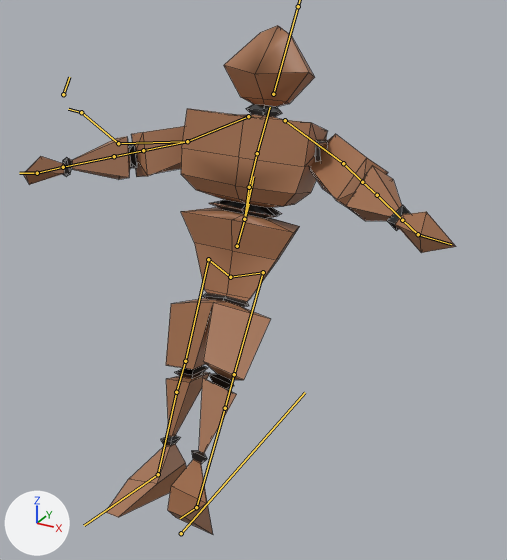
A saved change to the FBX model Assets/Models/automaton.fbx.
Both versions are drawn from a camera (50 mm lens) standing at (1.3, -1.76, 2.06) and looking at (0.1, 0.42, 0.97). Lighting does not change. The marker at lower left points along +X, +Y and +Z. Both versions are drawn at frame 8 of the action 'Armature|Death'; the numbers are the values there. The bones that bend it are drawn over the model as lines. Mesh edges are drawn as thin lines.

Names of what the first picture shows: 'Automaton'.
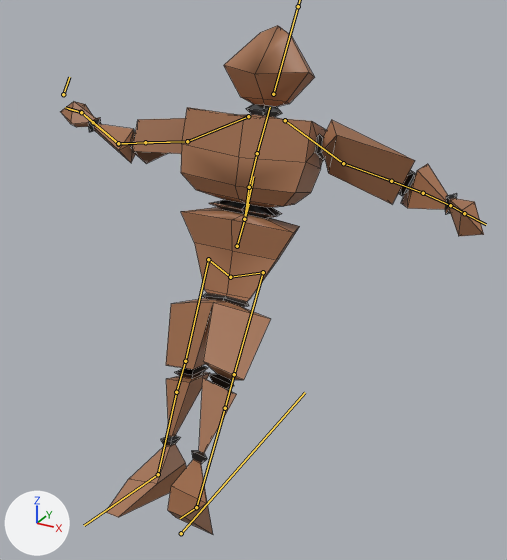
The edits, one by one:
Bone 'DEF_bicep.L.001' (bone_def_bicep_l_001) turns from (91, 46, 80) to (-79, -70, 83) degrees about its own x, y and z.
Bone 'DEF_forearm.L.001' (bone_def_forearm_l_001) turns from (-15, -9, 4) to (-1, 17, -68) degrees about its own x, y and z.
Bone 'DEF_hand.L.001' (bone_def_hand_l_001) turns from (-16, -40, -39) to (1, 6, 2) degrees about its own x, y and z.
Bone 'DEF_bicep.R.001' (bone_def_bicep_r_001) turns from (111, -35, -104) to (-31, 125, -31) degrees about its own x, y and z.
Bone 'DEF_forearm.R.001' (bone_def_forearm_r_001) turns from (-15, 9, -4) to (27, 24, 7) degrees about its own x, y and z.
Bone 'DEF_forearm.R.002' (bone_def_forearm_r_002) turns from (0, -14, 0) to (0, -29, 0) degrees about its own x, y and z.
Bone 'DEF_hand.R.001' (bone_def_hand_r_001) turns from (26, 63, 86) to (-9, -36, 13) degrees about its own x, y and z.

Location of each change, [x1, y1, x2, y2] in pixels of the pictures (507 x 560 px):
'Automaton', posed
    before: [23, 25, 456, 534]
    after: [60, 25, 484, 534]
bone 'DEF_bicep.L.001', root to tip
    before: (343, 163) to (362, 182)
    after: (343, 163) to (391, 181)
bone 'DEF_forearm.L.001', root to tip
    before: (377, 195) to (402, 220)
    after: (423, 193) to (450, 205)
bone 'DEF_hand.L.001', root to tip
    before: (418, 234) to (451, 244)
    after: (464, 213) to (486, 224)
bone 'DEF_bicep.R.001', root to tip
    before: (187, 141) to (143, 150)
    after: (187, 141) to (145, 142)
bone 'DEF_forearm.R.001', root to tip
    before: (114, 156) to (63, 167)
    after: (118, 144) to (93, 122)
bone 'DEF_forearm.R.002', root to tip
    before: (63, 167) to (37, 173)
    after: (93, 122) to (81, 112)
bone 'DEF_hand.R.001', root to tip
    before: (37, 173) to (19, 173)
    after: (81, 112) to (65, 107)
